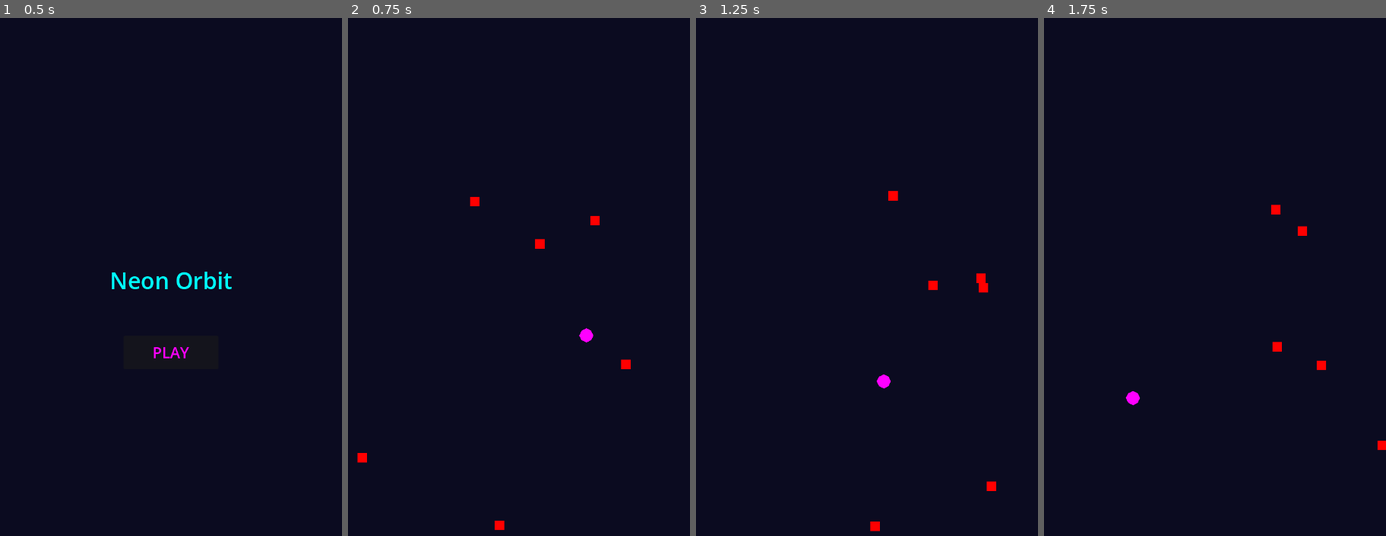
Above: before the commit, frames 1-4 (left to right).
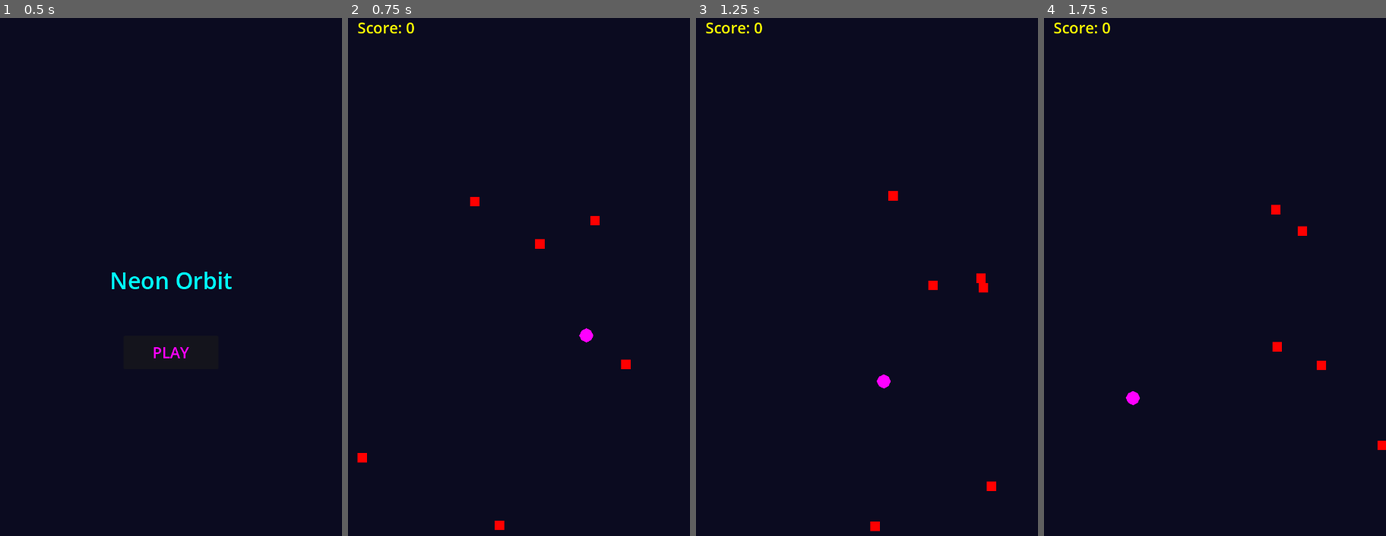
Above: after the commit, the same moments.

Repository: Spacesqueezer/AI_game_maybe
Game: Godot game, scene res://scenes/main_menu.tscn
Two runs of this game, one before a commit and one after it. Both use one fixed random seed, a clock stepped at 60 frames per second and the inputs below.
Inputs (mouse positions are in pixels of both pictures, inside the frame that each line leads up to):
- Up to frame 1 (0.5 s): no input
- Up to frame 2 (0.75 s): click "PLAY" at 0.5 s
- Up to frame 3 (1.25 s): no input
- Up to frame 4 (1.75 s): move the mouse to (1290, 282) at 1.27 s; click (1290, 282) at 1.42 s

Frame 1 is identical in both runs. In frame 2, 0.2% of the frame differs, in the area x 2-20%, y 0-4%; in frame 3, 0.2%; in frame 4, 0.2%.

Commit message:
Implement coin collection and scoring system
* Create coin.tscn and coin.gd to represent collectible items.
* Update game.gd with a timer to spawn coins and a score tracking system.
* Add a CanvasLayer and ScoreLabel to game.tscn to display the score.
* Update player.gd to detect collisions with coins, increment score, and free the coin.

Co-authored-by: Spacesqueezer <86262998+Spacesqueezer@users.noreply.github.com>

Diff:
--- /dev/null
+++ b/scenes/coin.tscn
@@ -0,0 +1,16 @@
+[gd_scene load_steps=3 format=3 uid="uid://coin_scene_id"]
+
+[ext_resource type="Script" path="res://scripts/coin.gd" id="1_script"]
+
+[sub_resource type="CircleShape2D" id="CircleShape2D_coin"]
+radius = 10.0
+
+[node name="Coin" type="Area2D" groups=["coins"]]
+script = ExtResource("1_script")
+
+[node name="CollisionShape2D" type="CollisionShape2D" parent="."]
+shape = SubResource("CircleShape2D_coin")
+
+[node name="Visual" type="Polygon2D" parent="."]
+color = Color(1, 1, 0, 1)
+polygon = PackedVector2Array(0, -10, 7, -7, 10, 0, 7, 7, 0, 10, -7, 7, -10, 0, -7, -7)
--- a/scenes/game.tscn
+++ b/scenes/game.tscn
@@ -16,3 +16,14 @@
 [node name="Camera2D" type="Camera2D" parent="."]
 
 [node name="Player" parent="." instance=ExtResource("2_player")]
+
+[node name="CanvasLayer" type="CanvasLayer" parent="."]
+
+[node name="ScoreLabel" type="Label" parent="CanvasLayer"]
+offset_left = 20.0
+offset_top = 20.0
+offset_right = 200.0
+offset_bottom = 60.0
+theme_override_colors/font_color = Color(1, 1, 0, 1)
+theme_override_font_sizes/font_size = 32
+text = "Score: 0"
--- /dev/null
+++ b/scripts/coin.gd
@@ -0,0 +1,20 @@
+extends Area2D
+
+const MIN_RADIUS = 150.0
+const ORBIT_SPACING = 100.0
+
+var orbit_index = 0
+var angle = 0.0
+
+func _ready():
+	add_to_group("coins")
+	_update_position()
+
+func setup(index: int, start_angle: float):
+	orbit_index = index
+	angle = start_angle
+	_update_position()
+
+func _update_position():
+	var radius = MIN_RADIUS + orbit_index * ORBIT_SPACING
+	position = Vector2(cos(angle), sin(angle)) * radius
--- a/scripts/game.gd
+++ b/scripts/game.gd
@@ -5,9 +5,23 @@
 const ORBIT_SPACING = 100.0
 
 var obstacle_scene = preload("res://scenes/obstacle.tscn")
+var coin_scene = preload("res://scenes/coin.tscn")
+
+var score = 0
+var spawn_timer = 0.0
+const SPAWN_INTERVAL = 2.0
+
+@onready var score_label = $CanvasLayer/ScoreLabel
 
 func _ready():
 	_spawn_obstacles()
+	_update_score_ui()
+
+func _process(delta):
+	spawn_timer += delta
+	if spawn_timer >= SPAWN_INTERVAL:
+		spawn_timer = 0.0
+		_spawn_coin()
 
 func _draw():
 	# Draw orbits
@@ -16,7 +30,6 @@
 		draw_arc(Vector2.ZERO, radius, 0, TAU, 64, Color(0, 1, 1, 0.2), 4.0, true)
 
 func _spawn_obstacles():
-	# Spawn a few obstacles on different orbits
 	for i in range(6):
 		var obs = obstacle_scene.instantiate()
 		var orbit_index = randi() % ORBIT_COUNT
@@ -25,3 +38,18 @@
 		var spd = randf_range(1.0, 2.5)
 		obs.setup(orbit_index, start_angle, dir, spd)
 		add_child(obs)
+
+func _spawn_coin():
+	var coin = coin_scene.instantiate()
+	var orbit_index = randi() % ORBIT_COUNT
+	var start_angle = randf() * TAU
+	coin.setup(orbit_index, start_angle)
+	add_child(coin)
+
+func add_score(amount: int):
+	score += amount
+	_update_score_ui()
+
+func _update_score_ui():
+	if score_label:
+		score_label.text = "Score: " + str(score)
--- a/scripts/player.gd
+++ b/scripts/player.gd
@@ -37,6 +37,11 @@
 func _on_area_entered(area):
 	if area.is_in_group("obstacles"):
 		_die()
+	elif area.is_in_group("coins"):
+		var game = get_parent()
+		if game.has_method("add_score"):
+			game.add_score(1)
+		area.queue_free()
 
 func _die():
 	get_tree().change_scene_to_file("res://scenes/main_menu.tscn")
